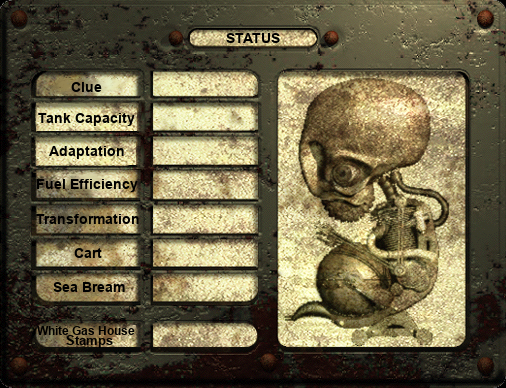
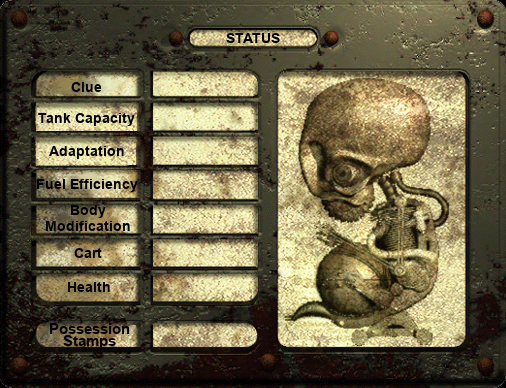
Comparing the layer stacks of the two 506x388 images. Changes:
renamed "Transformation" to "Body Modification", painted on it over 36, 205, 139, 231
painted on "鯛 子" over 53, 282, 125, 292
renamed "White Gas House" to "Possession Stamps", painted on it over 37, 323, 135, 349
hid "Stamps" over 66, 335, 113, 348
